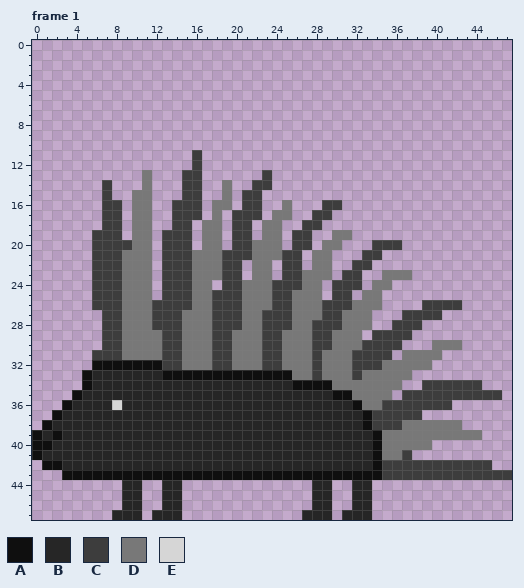
Edited in one commit: pixel-art file (assets/images/porcupine.aseprite). Above: the version before the commit.
48x48 pixels, 4 frames. Shown: frame 1. The commit also changed other frames, which this record leaves out.
Visible layers, top first: "body", "spines_front", "spines_back".
Palette (. is transparent): A #0f0f0f  B #262626  C #3d3d3d  D #787878  E #d6d6d6
Pixels before, frame 1, first column x 0:
11 ................C...............................
12 ................C...............................
13 ...........D...CC......C........................
14 .......C...D...CC..D..CC........................
15 .......C..DD...CC..D.CC.........................
16 .......CC.DD..CCC.DD.CC..D...CC.................
17 .......CC.DD..CCC.D.CCC.DD..CC..................
18 .......CC.DD..CC.DD.CC.DD..CC...................
19 ......CCC.DD.CCC.DD.CC.DD.CC..DD................
20 ......CCCCDD.CCC.DD.CCDDD.CC.DD...CCC...........
21 ......CCCDDD.CCCDDDCCCDDDCC.DD...CC.............
22 ......CCCDDD.CCCDDDCC.DD.CC.DD..CC..............
23 ......CCCDDD.CCCDDDCC.DD.CCDDD.CC..DDD..........
24 ......CCCDDD.CCCDD.CCDDDCCCDD.CCC.DD............
25 ......CCCDDD.CCCDDCCCDDDCCDDD.CC.DD.............
26 ......CCCDDDCCCCDDCCCDDDCCDDDCCCDDD....CCCC.....
27 .......CCDDDCCCDDDCCCDDCCCDDDCCDDD...CCCC.......
28 .......CCDDDCCCDDDCCCDDCCCDDCCCDDD..CCC.........
29 .......CCDDDDCCDDDCCDDDCCDDDCCDDD.CCCC..........
30 .......CCDDDDCCDDDCCDDDCCDDDCCDDDCCCC...DDD.....
31 ......CCCDDDDCCDDDCCDDDCCDDDCDDDCCCC.DDDD.......
32 ......AAAAAAACCDDDCCDDDCCDDDCDDDCCCDDDDD........
33 .....ABBBBBBBAAAAAAAAAAAAADDCDDDCDDDDD..........
34 .....ABBBBBBBBBBBBBBBBBBBBAAAADDDDDDD..CCCCCC...
35 ....ABBBBBBBBBBBBBBBBBBBBBBBBBAADDDD.CCCCCCCCCC.
36 ...ABBBBEBBBBBBBBBBBBBBBBBBBBBBBADDCCCCCCC......
37 ..ABBBBBBBBBBBBBBBBBBBBBBBBBBBBBBACCCCC.........
38 .ABBBBBBBBBBBBBBBBBBBBBBBBBBBBBBBACCCDDDDDD.....
39 ABABBBBBBBBBBBBBBBBBBBBBBBBBBBBBBBADDDDDDDDDD...
40 AABBBBBBBBBBBBBBBBBBBBBBBBBBBBBBBBADDDDD........
41 ABBBBBBBBBBBBBBBBBBBBBBBBBBBBBBBBBADDC..........
42 .AABBBBBBBBBBBBBBBBBBBBBBBBBBBBBBBACCCCCCCCCCC..
43 ...AAAAAAAAAAAAAAAAAAAAAAAAAAAAAAAACCCCCCCCCCCCC
44 .........BB..BB.............BB..BB..............
45 .........BB..BB.............BB..BB..............
46 .........BB..BB.............BB..BB..............
47 ........BBB.BBB............BBB.BBB..............
The result:
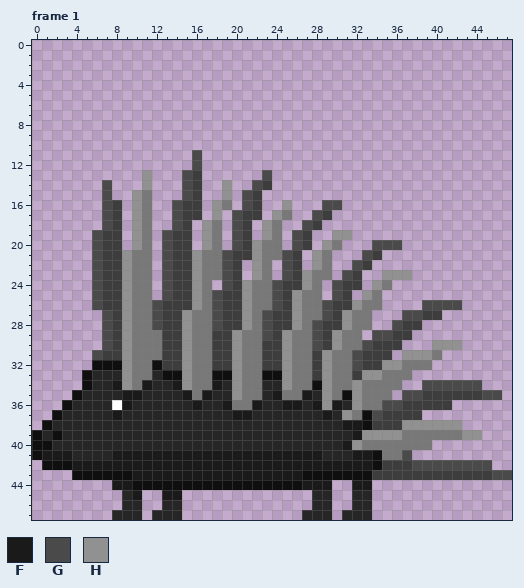
Colours new in this view: F #1a1a1a  G #4a4a4a  H #919191
What changed:
layer "spines_front" removed
layer "body" removed
colour E: #d6d6d6 -> #ffffff
Changed rows in their new state; - is a pixel that keeps its letter.
Frame 1:
first column x 1:
11 ---------------G-------------------------------
12 ---------------G-------------------------------
13 ----------H---G-------G------------------------
14 ------G---H---G---H--G-------------------------
15 ------G--H----G---H-G--------------------------
16 ------G--H---G---H--G---H---GG-----------------
17 ------G--H---G---H-G---H---G-------------------
18 ------G--H---G--H--G--H---G--------------------
19 -----G---H--G---H--G--H--G---HH----------------
20 -----G--.H--G---H--G-H---G--H----GGG-----------
21 -----G--H---G--H--G--H--G--H----G--------------
22 -----G--H---G--H--G--H--G--H---G---------------
23 -----G--H---G--H--G--H--G-H---G---HHH----------
24 -----G--H---G--H--G-H--G--H--G---H-------------
25 -----G--H---G--H-G--H--G-H---G--H--------------
26 -----G--H--G---H-G--H--G-H--G--H------GGGG-----
27 ------G-H--G--H--G--H-G--H--G-H-----GG---------
28 ------G-H--G--H--G--H-G--H-G--H----G-----------
29 ------G-H-----H----H--G-H--G-H---GG------------
30 ------G-H-----H----H----H--G-H--G------HHH-----
31 -----G--H-----H----H----H---H--G----HHH--------
32 --------HDD---H----H----H---H--G--HH-----------
33 --------HDD---HDD--HDD--H---H---HH-------------
34 -------FHDF--FHDDF-HDD--HDD-H--H------GGGGGG---
35 --------FF----FDF--HDD-FDDF-HD-H----GG------GG-
36 --------F------F--FDDF--FF-FHF-H--GG-----------
37 -------F-----------FF-------F-HD-G-------------
38 ------------------------------FF----HHHHHH-----
39 -------------------------------FHHHH------HH---
40 ------------------------------FHDD-------------
41 FFF----FFFFFFFFFFFFFFFFFFFFF---FF---G----------
42 --AFFFFFFFFFFFFFFFFFFFFFFFFFFFFFF----GGGGGGGG--
43 --.------FFFFFFFFFFFFFFFFF-------C-----------GG
44 -------FFAAAAAAAAAAAAAAAAAFFF--FF--------------
45 ---------F--FF---------------------------------
Pixel boxes of the changes (left, top, right, bottom) in both pictures:
changed: (42, 150, 512, 500)
